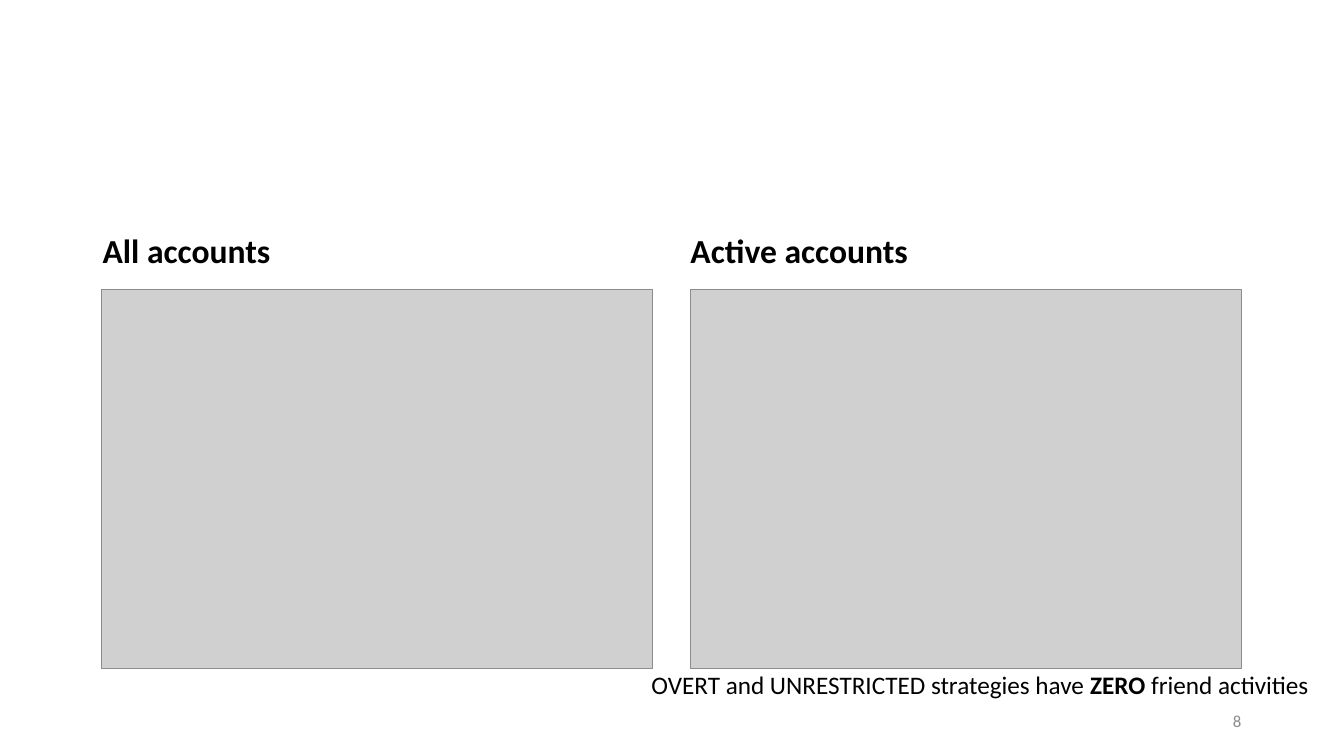
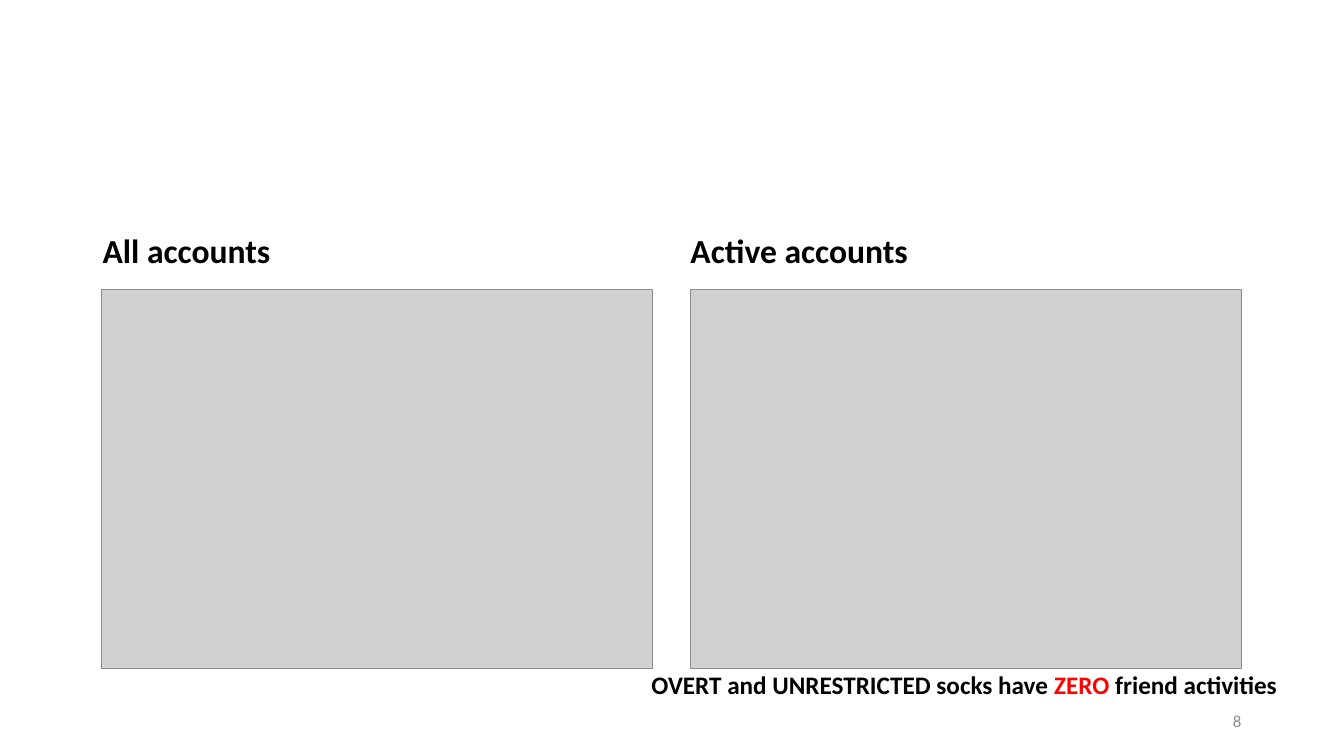
Before and after one commit to ruiliu310/dartpost-research, a slide deck: slide 8 of docs/dartpost.pptx. Drawn at 1344x756 pixels with LibreOffice and Linux fonts; fonts in the diff are those of the drawing; grey boxes stand for pictures. Boxes give left, top, right and bottom in pixels: in the first picture for what was removed or moved away, otherwise in the second. Text is boxed around its words. In the diff, an @@ line names an element or a change of style, - is before the commit and + after.

```diff
--- a/docs/dartpost.pptx
+++ b/docs/dartpost.pptx
@@ text at (651,676,1277,695): text changed; bold on @@
-OVERT and UNRESTRICTED strategies have ZERO friend activities
+OVERT and UNRESTRICTED socks have ZERO friend activities
```
Also in this commit, not shown: 2 other slides changed, 7 other files.
